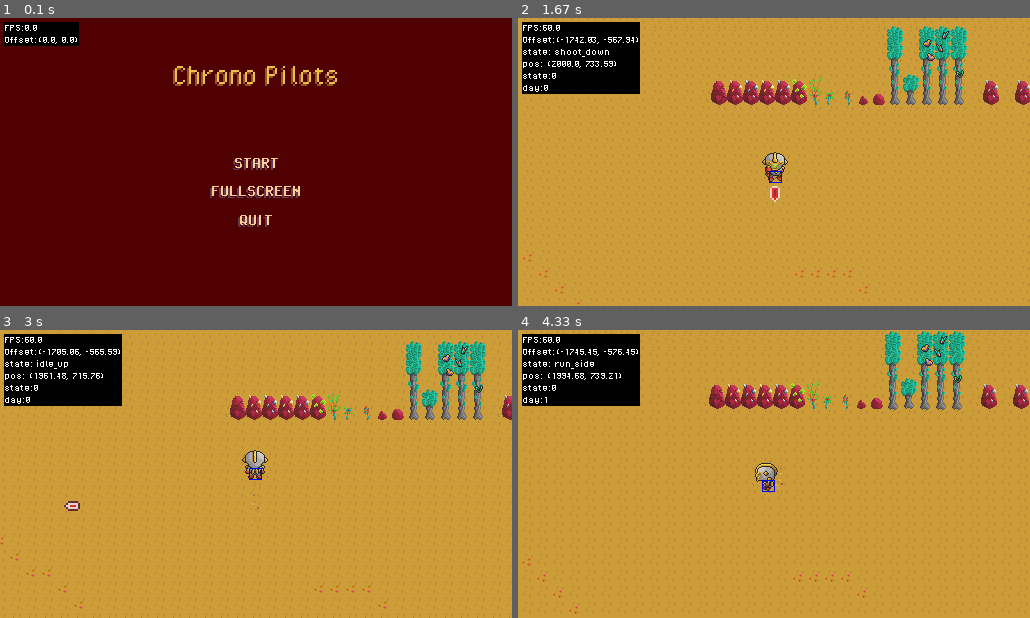
Above: before the commit, frames 1-4 (two rows, left to right).
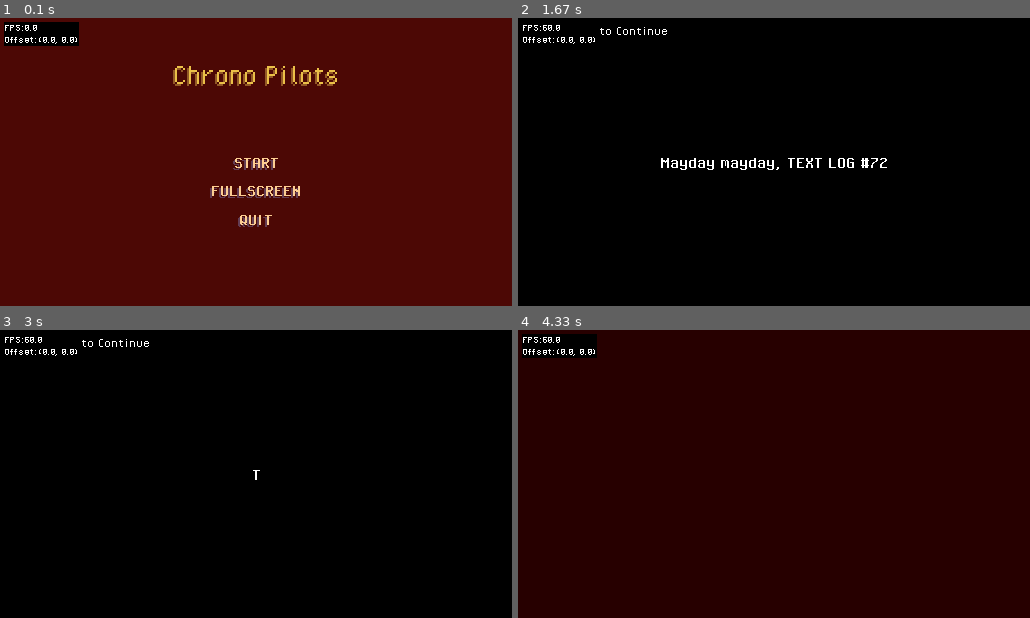
Above: after the commit, the same moments.

Repository: VantaTree/ChronoPilots
Game: pygame game, started from main.py
The game is run twice, just before and just after one commit, with the same random seed, the same clock (stepped at 60 frames per second) and the same inputs.
Inputs (mouse positions are in pixels of both pictures, inside the frame that each line leads up to):
- Up to frame 1 (0.1 s): no input
- Up to frame 2 (1.67 s): click "START" at 0.38 s; hold Space 0.67-1.13 s; hold S 0.67-1.13 s; move the mouse to (763, 196) at 0.7 s; tap Tab at 1.17 s; hold S from 1.5 s (still down); tap Space at 1.57 s
- Up to frame 3 (3 s): tap Space at 1.87, 2.07, 2.37, 2.57, 2.87 s; release S at 1.97 s; hold A 2-2.47 s; hold W 2.5-2.97 s
- Up to frame 4 (4.33 s): hold D 3-3.63 s; tap Space at 3.07, 3.37, 3.73, 4.03, 4.23 s; hold S 3.67-4.13 s; hold A from 4.17 s (still down)

The runs differ from the first frame. In frame 2, 95% of the frame differs, in the area x 0-100%, y 0-100%; in frame 3, 95%; in frame 4, 99%.

Commit message:
added pilot 2 interactions + cutscenes

Diff:
--- /dev/null
+++ b/data/interactive text/ore_deposits2/copper deposit.txt
@@ -0,0 +1,29 @@
+$init
+[
+    need
+    dont need
+]
+
+$dont need
+You don't need any copper
+(
+    ok
+    mine them anyway
+)
+
+$need
+Mine copper?
+(
+    mine
+    no!
+)
+
+$mine
+You obtained one copper.
+
+$no!
+
+$mine them anyway
+You obtained copper
+
+$ok
--- /dev/null
+++ b/data/interactive text/ore_deposits2/diamond deposit.txt
@@ -0,0 +1,29 @@
+$init
+[
+    need
+    dont need
+]
+
+$dont need
+You don't need any diamond
+(
+    ok
+    mine them anyway
+)
+
+$need
+Mine diamond?
+(
+    mine
+    no!
+)
+
+$mine
+You obtained one diamond.
+
+$no!
+
+$mine them anyway
+You obtained diamond
+
+$ok
--- /dev/null
+++ b/data/interactive text/ore_deposits2/gold deposit.txt
@@ -0,0 +1,29 @@
+$init
+[
+    need
+    dont need
+]
+
+$dont need
+You don't need any gold
+(
+    ok
+    mine them anyway
+)
+
+$need
+Mine gold?
+(
+    mine
+    no!
+)
+
+$mine
+You obtained one gold.
+
+$no!
+
+$mine them anyway
+You obtained gold
+
+$ok
--- /dev/null
+++ b/data/interactive text/ore_deposits2/titanium deposit.txt
@@ -0,0 +1,29 @@
+$init
+[
+    need
+    dont need
+]
+
+$dont need
+You don't need any titanium
+(
+    ok
+    mine them anyway
+)
+
+$need
+Mine titanium?
+(
+    mine
+    no!
+)
+
+$mine
+You obtained one titanium.
+
+$no!
+
+$mine them anyway
+You obtained titanium
+
+$ok
--- /dev/null
+++ b/data/interactive text/ore_deposits2/uranium deposit.txt
@@ -0,0 +1,29 @@
+$init
+[
+    need
+    dont need
+]
+
+$dont need
+You don't need any uranium
+(
+    ok
+    mine them anyway
+)
+
+$need
+Mine uranium?
+(
+    mine
+    no!
+)
+
+$mine
+You obtained one uranium.
+
+$no!
+
+$mine them anyway
+You obtained Uranium
+
+$ok
--- a/data/interactive text/spaceship1/spaceship.txt
+++ b/data/interactive text/spaceship1/spaceship.txt
@@ -33,6 +33,5 @@
 )
 
 $get me out of here
-getting you out of here
 
 $not yet!
--- /dev/null
+++ b/data/interactive text/spaceship2/spaceship.txt
@@ -0,0 +1,25 @@
+$init
+[
+    no food
+    has food
+    ready
+]
+
+$no food
+Collect and bring back resources for research. 1x diamond, 1x uranium, 1x gold and 2x rare bio edibles.
+
+$has food
+depositing resources...
+.............................................................................................................
+resources deposited safely.
+
+$ready
+Mission completed, leave?
+(
+    not yet!
+    leave
+)
+
+$leave
+
+$not yet!
--- /dev/null
+++ b/data/interactive text/tree_with_stuff2/fruit tree.txt
@@ -0,0 +1,29 @@
+$init
+[
+    need
+    dont need
+]
+
+$dont need
+You don't need any fruits
+(
+    ok
+    get them anyway
+)
+
+$need
+pluck fruits?
+(
+    pluck
+    leave
+)
+
+$leave
+
+$pluck
+you plucked a fruit
+
+$get them anyway
+you plucked a fruit
+
+$ok
--- /dev/null
+++ b/data/interactive text/tree_with_stuff2/rubber tree.txt
@@ -0,0 +1,29 @@
+$init
+[
+    need
+    dont need
+]
+
+$dont need
+You don't need any rubber
+(
+    ok
+    get them anyway
+)
+
+$need
+pluck rubber?
+(
+    pluck
+    leave
+)
+
+$leave
+
+$pluck
+you plucked some rubber
+
+$get them anyway
+you plucked some rubber
+
+$ok
--- /dev/null
+++ b/data/interactive text/tree_with_stuff2/vegetable tree.txt
@@ -0,0 +1,29 @@
+$init
+[
+    need
+    dont need
+]
+
+$dont need
+You don't need any vegetables
+(
+    ok
+    get them anyway
+)
+
+$need
+pluck vegetables?
+(
+    pluck
+    leave
+)
+
+$leave
+
+$pluck
+you plucked a vegetable
+
+$get them anyway
+you plucked a vegetable
+
+$ok
--- a/main.py
+++ b/main.py
@@ -19,8 +19,11 @@
 
 class App:
 
-    MAIN_MENU = 2
-    IN_GAME = 3
+    MAIN_MENU = 0
+    IN_GAME = 1
+
+    INTRO_CUTSCENE = 4
+    P1_TO_P2_CUTSCENE = 5
 
     def __init__(self):
 
@@ -40,6 +43,7 @@
         self.master.debug = self.debug
         self.game = Game(self.master)
         self.main_menu = MainMenu(self.master)
+        self.cutscene = FiFo(self.master, "intro")
         Music(self.master)
         Ambience(self.master)
 
@@ -67,7 +71,15 @@
 
     def run_states(self):
 
-        if self.state == self.MAIN_MENU:
+        if self.state == self.INTRO_CUTSCENE:
+            if self.cutscene.run():
+                self.state = self.IN_GAME
+                self.cutscene = FiFo(self.master, "p1-2")
+        elif self.state == self.P1_TO_P2_CUTSCENE:
+            if self.cutscene.run():
+                self.state = self.IN_GAME
+                self.game.change_pilot(2)
+        elif self.state == self.MAIN_MENU:
             self.main_menu.run()
             pass
         elif self.state == self.IN_GAME:
--- a/modules/__init__.py
+++ b/modules/__init__.py
@@ -3,4 +3,5 @@
 from .game import Game
 from .sounds import SoundSet
 from .menus import MainMenu
+from .cutscene import FiFo
 from .music import Music, Ambience
--- /dev/null
+++ b/modules/cutscene.py
@@ -0,0 +1,113 @@
+import pygame
+from .engine import *
+from .config import *
+
+CUTSCENE_TEXT = {
+    "intro":[
+        "Mayday mayday, TEXT LOG #72",
+        "The Spaceship is critically damaged, do you hear me?",
+        "I am on a direct collision course to Alien Planet 4-5-4-6-P",
+        ".......................................................................................................................................................................",
+        "Send Help please, I have a family, It... It must not end like this I beg you. Save me of O god of the cosmos.",
+        "AAAAAAAAAAAAAAAAAAAAAAAAAAAAAAAAAAAAAAAAAAAAAAAAAAAAAAAAAAAAAAAH",
+        "F***",
+        "Booom Crash Hit Brrrrrrrrrrrr THUD BssSsSsSsSsSsSSSsSssSsSsss..."
+    ],
+    "p1-2":[
+        "TEXT LOG #37",
+        "13-6-3069. Exactly 4 years and 2 days ago, this planet was first discovered. It was a complete accident, some idiot managed to crash into the planet.",
+        "4-5-4-6-P       END LOG.",
+        "Mission Briefing",
+        "13-6-3069\nCaptian Less Idiot, After a few years of carefull observations we have concluded that planet 4-5-4-6-P is vavluable enough. Your job is to scout the area and collect a few key resources, some minerals and some bio matter. We have given you a gun to defend yourself in case of any hostilities, which I doubt there are. Good Luck out there. END",
+        "I am gonna be a Pilot I always dreamed of, onwards and beyond."
+    ],
+    "p2-3":[],
+    "p3-4":[],
+    "end":[],
+}
+
+
+class FiFo:
+    "fade-in fade-out cutscene"
+
+    def __init__(self, master, type) -> None:
+
+        self.master = master
+        self.screen = pygame.display.get_surface()
+
+        self.black_bg = pygame.Surface(self.screen.get_size())
+        self.black_bg.set_alpha(0)
+
+        self.type = type
+        self.texts = CUTSCENE_TEXT[type]
+        self.page_index = 0
+        self.alpha = 0
+        self.halt = False
+
+        self.increment = 1
+        self.alpha_speed = 8
+
+        self.letter_index = 0
+        self.full_text_shown = False
+
+        self.bottom_text = self.master.font_1.render("Press Space to Continue", False, (255, 255, 255))
+        self.bottom_text_rect = self.bottom_text.get_rect(topleft=(5, 5))
+
+        self.letter_increment_timer = CustomTimer()
+        self.letter_increment_timer.start(40, 0)
+
+    def check_events(self):
+
+        for event in pygame.event.get(pygame.KEYDOWN):
+            if event.type == pygame.KEYDOWN:
+                if event.key == pygame.K_SPACE and self.halt:
+                    if not self.full_text_shown:
+                        self.full_text_shown = True
+                    else:
+                        self.increment = -1
+                        self.halt = False
+                        self.full_text_shown = False
+                        self.letter_index = 0
+
+    def draw(self):
+
+        self.screen.fill((180, 0, 0))
+        self.screen.blit(self.black_bg, (0, 0))
+        if self.increment == 0:
+            self.screen.blit(self.bottom_text, self.bottom_text_rect)
+
+            if self.full_text_shown:
+                text = self.texts[self.page_index]
+            else:
+                text = self.texts[self.page_index][:self.letter_index]
+            text_surf = self.master.font.render(text, False, (255, 255, 255), wraplength=int(W/2))
+            rect = text_surf.get_rect(center=(W/2, H/2))
+            self.screen.blit(text_surf, rect)
+
+    def update(self):
+
+        if self.letter_increment_timer.check() and self.halt:
+            self.letter_index += 1
+            if self.letter_index == len(self.texts[self.page_index]):
+                self.full_text_shown = True
+
+        else:
+            self.black_bg.set_alpha(int(self.alpha))
+            self.alpha += self.alpha_speed*self.increment *self.master.dt
+            if self.alpha >= 256:
+                self.increment = 0
+                self.alpha = 255
+                self.halt = True
+            elif self.alpha < 0:
+                self.alpha = 0
+                self.increment = 1
+                self.page_index += 1
+                if self.page_index == len(self.texts):
+                    return True
+
+    def run(self):
+
+        self.check_events()
+        result = self.update()
+        self.draw()
+        return result
--- a/modules/game.py
+++ b/modules/game.py
@@ -38,6 +38,19 @@
         self.paused = False
 
         self.black_overlay = pygame.Surface(self.screen.get_size())
+
+    def look_next_pilot(self, next_pilot):
+
+        if next_pilot == 2:
+            state = self.master.app.P1_TO_P2_CUTSCENE
+        self.master.app.state = state
+
+
+    def change_pilot(self, which_pilot):
+
+        self.which_pilot = which_pilot
+        self.level.change_pilot(self.which_pilot)
+
 
     def pause_game(self):
         if not self.paused:
--- a/modules/level.py
+++ b/modules/level.py
@@ -1,7 +1,7 @@
 import pygame
 from .engine import *
 from .config import *
-from .objects import SpaceShip1, OreDeposit, TreeWithStuff
+from .objects import SpaceShip1, OreDeposit, TreeWithStuff, SpaceShip2
 from .enemies import Enemy
 from .projectile import Projectile
 from pytmx.util_pygame import load_pygame
@@ -75,7 +75,7 @@
         self.object_chunk = {}
         for obj in self.object_layer:
             if obj.image is None:
-                print(self.data.tiledgidmap[obj.gid]-2147483648, "is flipped")
+                # print(self.data.tiledgidmap[obj.gid]-2147483648, "is flipped")
                 continue
             pos = int(obj.x//CHUNK), int(obj.y//CHUNK)
             chunk_list = self.object_chunk.get(pos)
@@ -91,7 +91,7 @@
         Enemy(self.master, [self.master.camera.draw_sprite_grp, self.enemy_grp], (688, 232), "test")
 
         self.maroon_overlay = pygame.Surface(self.screen.get_size())
-        self.maroon_overlay.fill(0x4C0805)
+        self.maroon_overlay.fill(0x4C4A93)
         self.maroon_overlay.set_alpha(0)
         self.night_alpha = 100
         self.current_time_alpha = 0
@@ -107,6 +107,16 @@
 
         if key == "player_small":
             Projectile(self.master, [self.master.camera.draw_sprite_grp, self.projectile_grp], "projectile_small", obj.rect.center, obj.facing_direc.copy())
+
+    def change_pilot(self, which_pilot):
+
+        if which_pilot == 2:
+            SpaceShip2(self.master, [self.master.camera.draw_sprite_grp, self.obj_grp], (1848, 988), self.object_hitboxes)
+
+        for obj in self.obj_grp.sprites():
+            obj.change_pilot(which_pilot)
+
+        self.player.change_pilot(which_pilot)
 
     def draw_bg(self):
 
--- a/modules/menus.py
+++ b/modules/menus.py
@@ -85,7 +85,7 @@
                     if action == 'start':
                         # self.master.music.change_track("in_game")
                         self.master.sounds["SFX_Spawn"].play()
-                        self.master.app.state = self.master.app.IN_GAME
+                        self.master.app.state = self.master.app.INTRO_CUTSCENE
                     elif action == 'fullscreen':
                         pygame.display.toggle_fullscreen()
                     elif action == 'quit':
@@ -96,7 +96,7 @@
 
     def draw(self):
 
-        self.screen.fill((80, 0, 0))
+        self.screen.fill(0x4C0805)
 
         self.screen.blit(self.title_shadow, (self.title_rect.x-2, self.title_rect.y+2))
         self.screen.blit(self.title_surf, self.title_rect)
--- a/modules/objects.py
+++ b/modules/objects.py
@@ -68,7 +68,7 @@
 for pilot in range(1, 5):
     ORE_INTERACTIONS.append(load_interaction_text(F"ore_deposits{pilot}"))
     EDIBLE_INTERACTIONS.append(load_interaction_text(F"tree_with_stuff{pilot}"))
-    break
+    if pilot == 2: break
 
 
 class Interactable(pygame.sprite.Sprite):
@@ -135,7 +135,10 @@
 
     def change_pilot(self, which_pilot):
 
-        pass
+        #TODO
+        # change things if left behind
+        self.kill()
+        self.master.level.object_hitboxes.remove(self.hitbox)
 
     def interaction_logic_check(self, obj_key, key, checks):
 
@@ -160,7 +163,55 @@
 
     def select_choice(self, obj_key, key):
 
+        if key == "get me out of here":
+            self.master.game.look_next_pilot(2)
+
+
+class SpaceShip2(Interactable):
+
+    def __init__(self, master, grps, pos, object_hitboxes):
+
+        super().__init__(master, grps, "spaceship2")
+
+        self.image = pygame.image.load("graphics/objects/spaceship.png").convert_alpha()
+        self.rect = self.image.get_rect(midbottom=pos)
+
+        self.hitbox = pygame.Rect(0, 0, self.rect.width, 40)
+        self.hitbox.midbottom = pos
+        object_hitboxes.append(self.hitbox)
+
+        self.interaction_text_dict = load_interaction_text("spaceship2")
+        self.interactives = [
+            ["spaceship", (16, 112, 218, 16)],
+        ]
+
+        for i, (_, rect) in enumerate(self.interactives):
+            self.interactives[i][1] = rect[0]+self.rect.x, rect[1]+self.rect.y, rect[2], rect[3]
+
+        # self.first_interaction_p2 = True
+        self.edibles_deposited = False
+
+    def interaction_logic_check(self, obj_key, key, checks):
+
+        p = self.master.player
+        if not self.edibles_deposited:
+            if (p.inventory.get("diamond"), p.inventory.get("gold"), p.inventory.get("uranium"),
+                p.inventory.get("fruit"), p.inventory.get("vegetable")) == (1, 1, 1, 1, 1):
+                p.inventory["diamond"] -= 1
+                p.inventory["gold"] -= 1
+                p.inventory["uranium"] -= 1
+                p.inventory["fruit"] -= 1
+                p.inventory["vegetable"] -= 1
+                self.edibles_deposited = True
+                return checks[1]
+            else: return checks[0]
+        else: return checks[2]
+
+
+    def select_choice(self, obj_key, key):
+
         pass
+
 
 
 class OreDeposit(Interactable):
@@ -182,12 +233,21 @@
         for i, (_, rect) in enumerate(self.interactives):
             self.interactives[i][1] = rect[0]+self.rect.x, rect[1]+self.rect.y, rect[2], rect[3]
 
+    def change_pilot(self, which_pilot):
+
+        self.interaction_text_dict = ORE_INTERACTIONS[which_pilot]
+
     def interaction_logic_check(self, obj_key, key, checks):
 
         if key == "init":
-            if obj_key == "titanium deposit" and self.master.player.inventory.get(self.ore_type, 0) < 4:
-                return checks[0]
-            else: return checks[1]
+            if self.master.game.which_pilot == 1:
+                if obj_key == "titanium deposit" and self.master.player.inventory.get(self.ore_type, 0) < 4:
+                    return checks[0]
+                else: return checks[1]
+            elif self.master.game.which_pilot == 2:
+                if obj_key in ("gold deposit", "diamond deposit", "uranium deposit") and self.master.player.inventory.get(self.ore_type, 0) < 1:
+                    return checks[0]
+                else: return checks[1]
 
     def select_choice(self, obj_key, key):
 
@@ -218,12 +278,21 @@
         for i, (_, rect) in enumerate(self.interactives):
             self.interactives[i][1] = rect[0]+self.rect.x, rect[1]+self.rect.y, rect[2], rect[3]
 
+    def change_pilot(self, which_pilot):
+
+        self.interaction_text_dict = EDIBLE_INTERACTIONS[which_pilot]
+
     def interaction_logic_check(self, obj_key, key, checks):
 
         if key == "init":
-            if self.master.player.inventory.get(self.stuff_type, 0) < 1:
-                return checks[0]
-            else: return checks[1]
+            if self.master.game.which_pilot == 1:
+                if self.master.player.inventory.get(self.stuff_type, 0) < 1:
+                    return checks[0]
+                else: return checks[1]
+            elif self.master.game.which_pilot == 2:
+                if obj_key in ("fruit tree", "vegetable tree") and self.master.player.inventory.get(self.stuff_type, 0) < 1:
+                    return checks[0]
+                else: return checks[1]
 
     def select_choice(self, obj_key, key):
 
--- a/modules/player.py
+++ b/modules/player.py
@@ -185,6 +185,22 @@
             self.attacking = False
             self.in_control = True
 
+    def change_pilot(self, which_pilot):
+
+        self.animations = self.all_pilot_anims[which_pilot]
+        self.health = self.max_health
+
+        self.moving = False
+        self.in_control = True
+        self.attacking = False
+        self.can_attack = True
+
+        self.attack_cooldown.stop()
+        self.attack_for.stop()
+
+        #make dead body if neded
+        self.inventory.clear()
+
     def draw_inventory(self):
 
         self.master.game.black_overlay.set_alpha(100)
@@ -223,7 +239,7 @@
     def draw(self):
 
         self.screen.blit(self.image, self.rect.topleft + self.master.offset)
-        pygame.draw.rect(self.screen, "blue", (self.hitbox.x+self.master.offset.x, self.hitbox.y+self.master.offset.y, self.hitbox.width, self.hitbox.height), 1)
+        # pygame.draw.rect(self.screen, "blue", (self.hitbox.x+self.master.offset.x, self.hitbox.y+self.master.offset.y, self.hitbox.width, self.hitbox.height), 1)
 
     def update(self):
 
